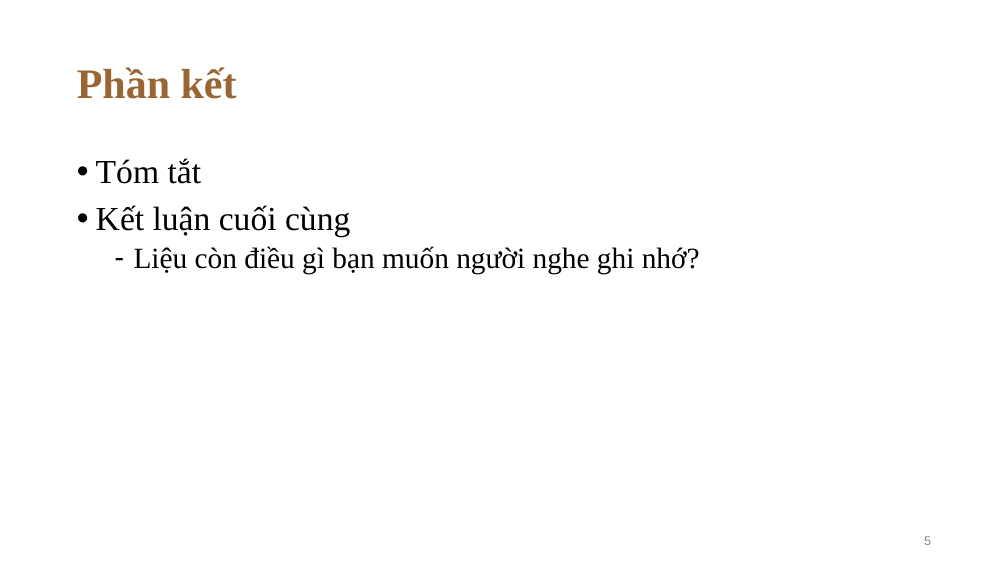
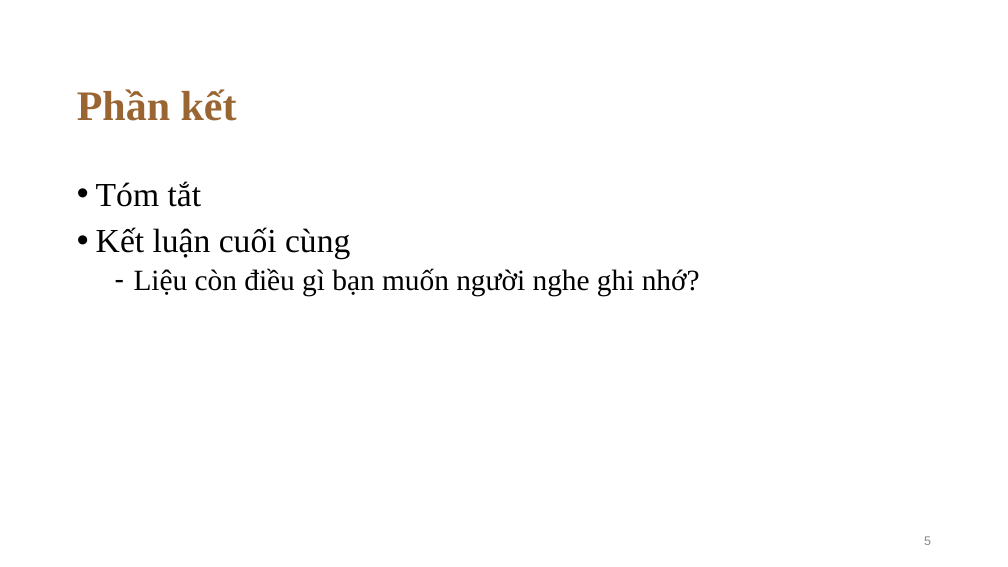
Before and after one commit to tanb2613125/TH4, a slide deck: slide 5 of Nhom8_TH_4/Nhom8_TH_4_Phan2.1.pptx. Drawn at 1008x567 pixels with LibreOffice and Linux fonts; fonts in the diff are those of the drawing; background and template pictures are left out. Boxes give left, top, right and bottom in pixels: in the first picture for what was removed or moved away, otherwise in the second. Text is boxed around its words. In the diff, an @@ line names an element or a change of style, - is before the commit and + after.

```diff
--- a/Nhom8_TH_4/Nhom8_TH_4_Phan2.1.pptx
+++ b/Nhom8_TH_4/Nhom8_TH_4_Phan2.1.pptx
@@ title "Phần kết": place and size @@
-title "Phần kết" at [77,67,237,99]
+title "Phần kết" at [77,89,237,121]
@@ text "Tóm tắt": place and size @@
-text "Tóm tắt" at [96,158,700,274]
+text "Tóm tắt" at [96,181,700,297]
```
Also in this commit, not shown: 5 other slides changed.
